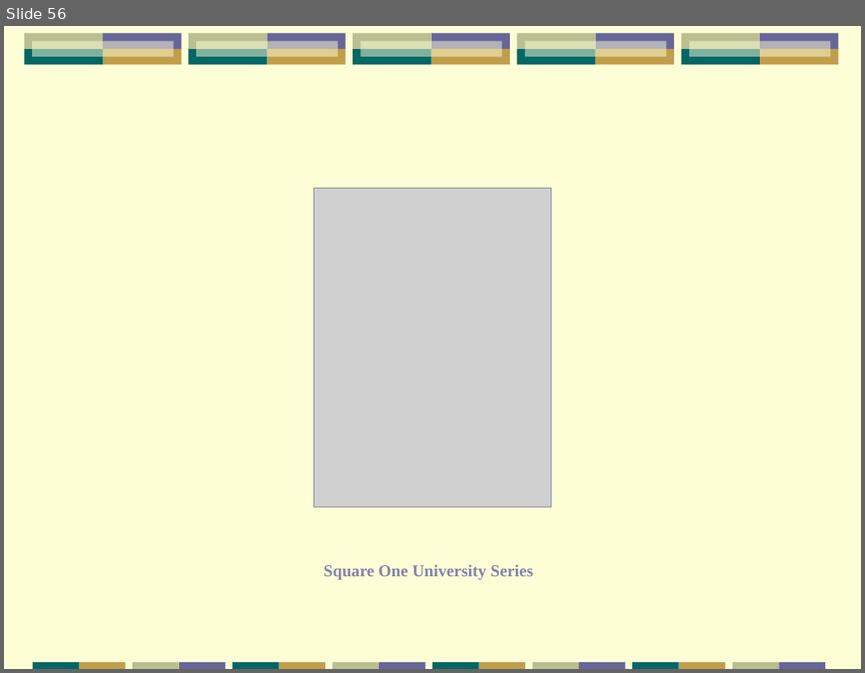
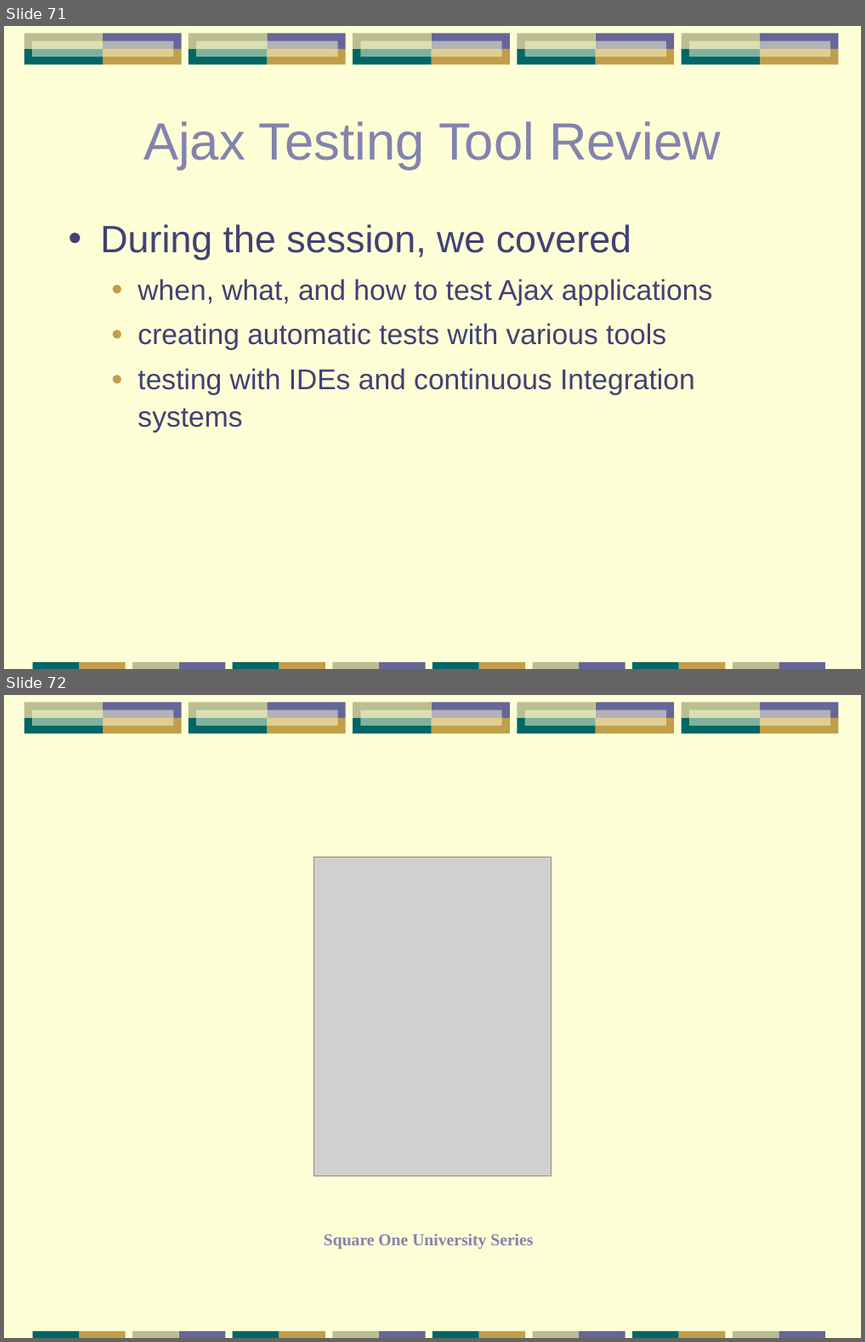
Before and after one commit to papuapost/yazaar, a slide deck: articles/testing-tools/testing-tools.odp. Shown one above the other, each under a label of ours: slide 56 before the commit, slides 71 and 72 after it. The pictures are 865x673 and 865x1342 pixels, drawn with LibreOffice and Linux fonts; fonts in the diff are those of the drawing; grey boxes stand for pictures. Boxes give left, top, right and bottom in pixels: in the first picture for what was removed or moved away, otherwise in the second. Text is boxed around its words. In the diff, an @@ line names an element or a change of style, - is before the commit and + after.

Commit message:
Issue 29 - Draft presentation for Testing Tools article.

```diff
--- a/articles/testing-tools/testing-tools.odp
+++ b/articles/testing-tools/testing-tools.odp
@@ slide 71 added at (4,26,861,669), background #FEFED6; not listed: 41 template elements that a slide beside it also shows @@
@@ title added at (143,121,721,170), 44 pt, text #8383AD @@
+Ajax Testing Tool Review
@@ text added at (100,224,712,432), 24 pt, text #404176 @@
+• During the session, we covered
+  ● when, what, and how to test Ajax applications
+  ● creating automatic tests with various tools
+  ● testing with IDEs and continuous Integration systems
@@ what was slide 56 is now slide 72 @@
```
Also in this commit, not shown: 15 slides changed, 30 other slides added, 15 slides removed.
